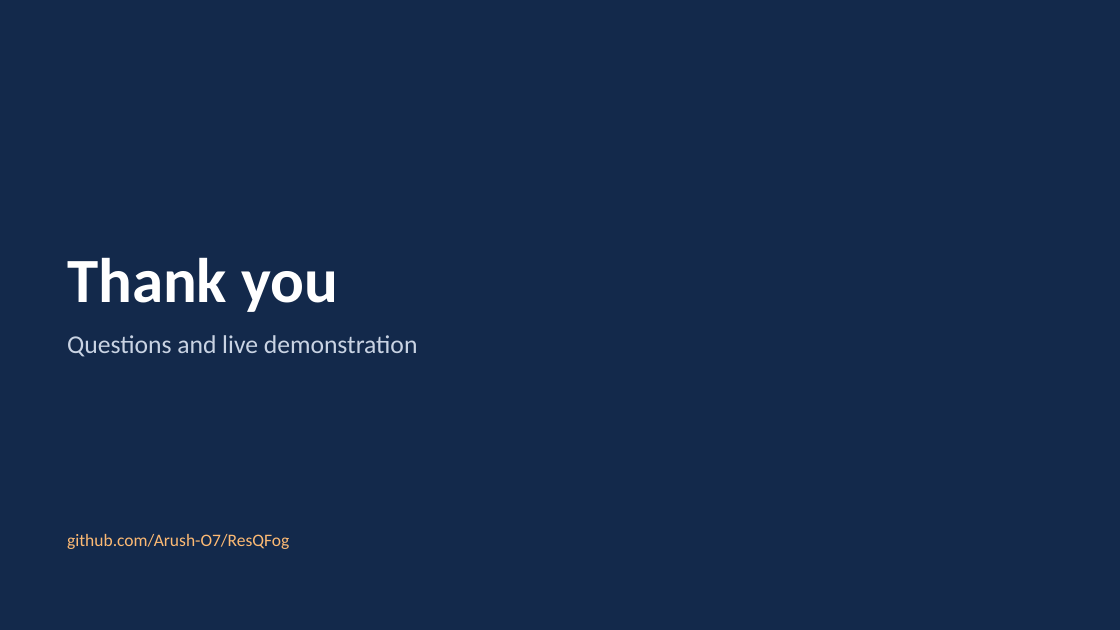
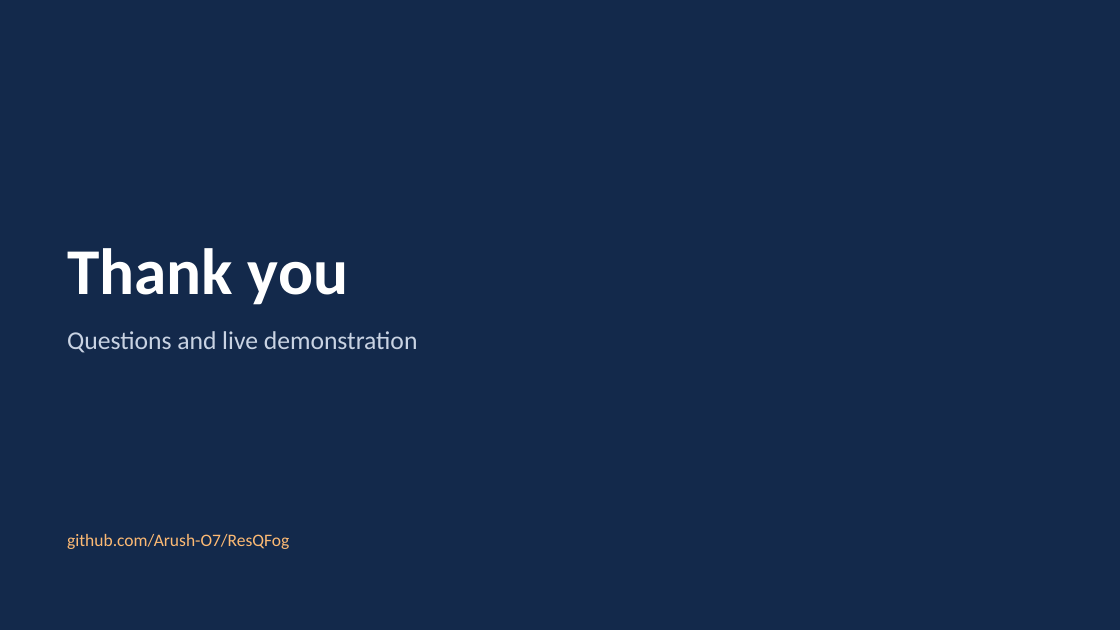
Before and after one commit to Arush-O7/ResQFog, a slide deck: slide 21 of docs/ResQFog_Final_Presentation.pptx (slide 22 before the commit). Drawn at 1120x630 pixels with LibreOffice and Linux fonts; fonts in the diff are those of the drawing. Boxes give left, top, right and bottom in pixels: in the first picture for what was removed or moved away, otherwise in the second. Text is boxed around its words. In the diff, an @@ line names an element or a change of style, - is before the commit and + after.

```diff
--- a/docs/ResQFog_Final_Presentation.pptx
+++ b/docs/ResQFog_Final_Presentation.pptx
@@ text "Thank you": place and size @@
-text "Thank you" at (67, 257, 338, 312)
+text "Thank you" at (67, 248, 348, 305)
@@ text "Thank you" at (67, 248, 348, 305): size 54 to 56 pt @@
@@ text "Questions and live demonstration": place and size @@
-text "Questions and live demonstration" at (67, 335, 418, 357)
+text "Questions and live demonstration" at (67, 331, 418, 353)
```
Also in this commit, not shown: 7 other slides changed, 13 slides added, 14 slides removed, 4 other files.
